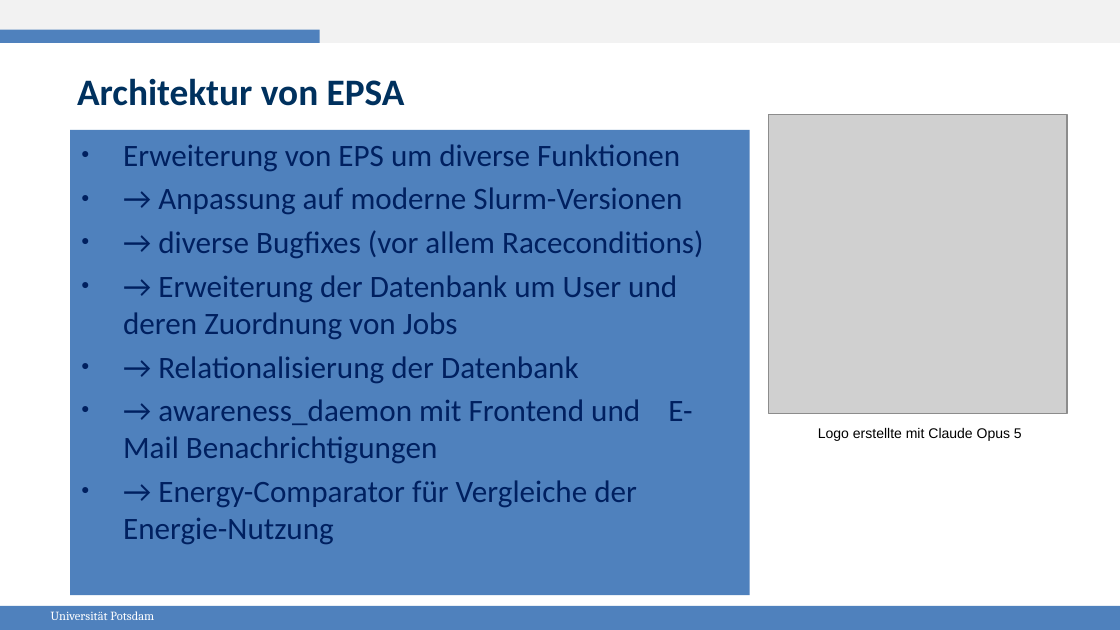
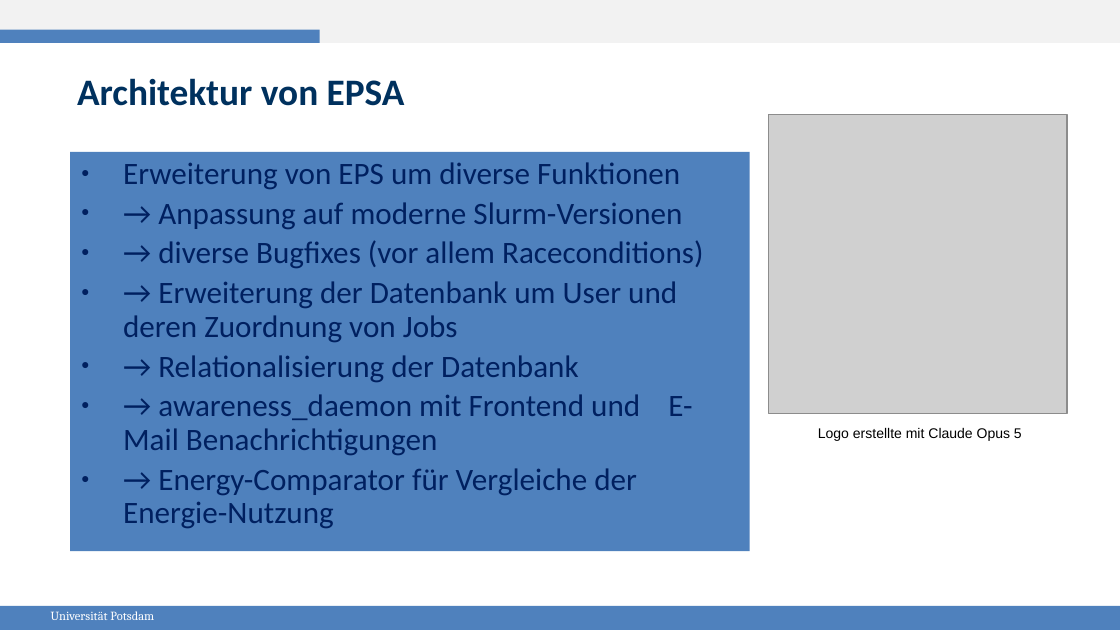
Before and after one commit to gespel/EPSA, a slide deck: slide 6 of praesi.odp (slide 5 before the commit). Drawn at 1120x630 pixels with LibreOffice and Linux fonts; fonts in the diff are those of the drawing; grey boxes stand for pictures. Boxes give left, top, right and bottom in pixels: in the first picture for what was removed or moved away, otherwise in the second. Text is boxed around its words. In the diff, an @@ line names an element or a change of style, - is before the commit and + after.

```diff
--- a/praesi.odp
+++ b/praesi.odp
@@ rectangle "Erweiterung von EPS um diverse ...": place and size @@
-rectangle "Erweiterung von EPS um diverse ..." at (71,130,750,596)
+rectangle "Erweiterung von EPS um diverse ..." at (71,152,750,552)
@@ rectangle "Erweiterung von EPS um diverse ..." at (71,152,750,552): line spacing 1 to 0.9 @@
```
Also in this commit, not shown: 7 other slides changed, 3 slides added, 1 other file.
